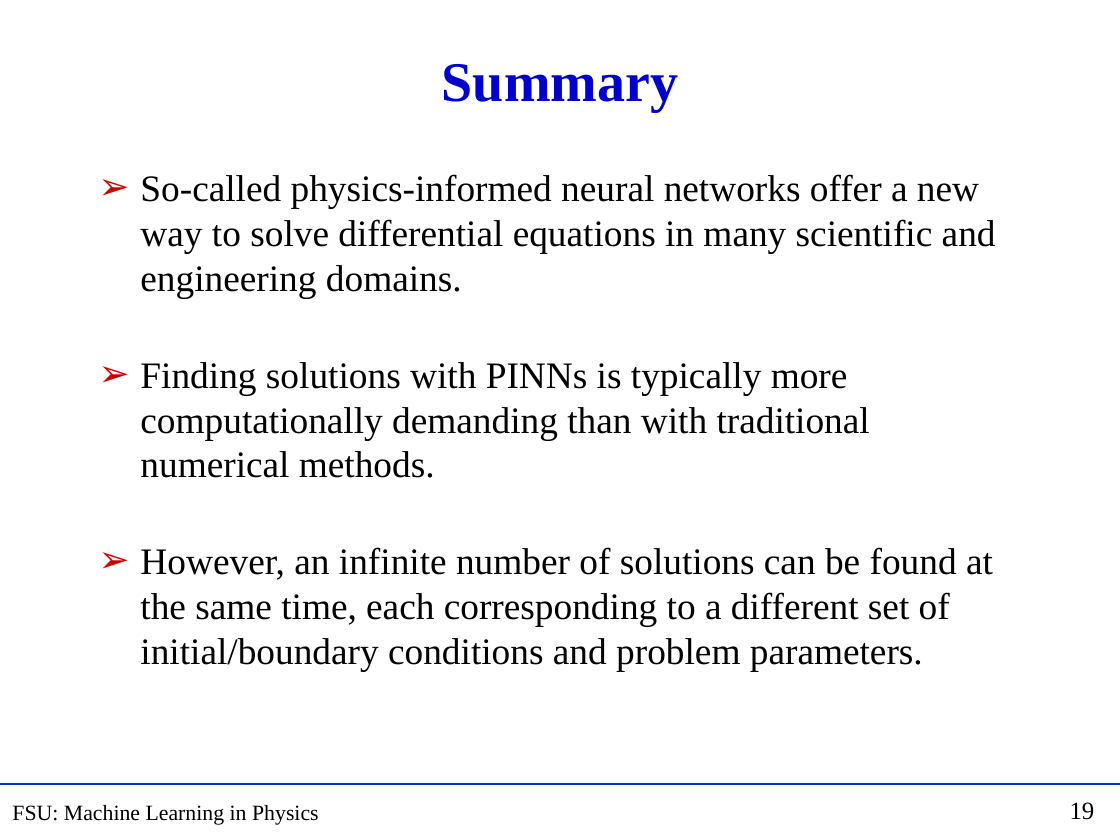
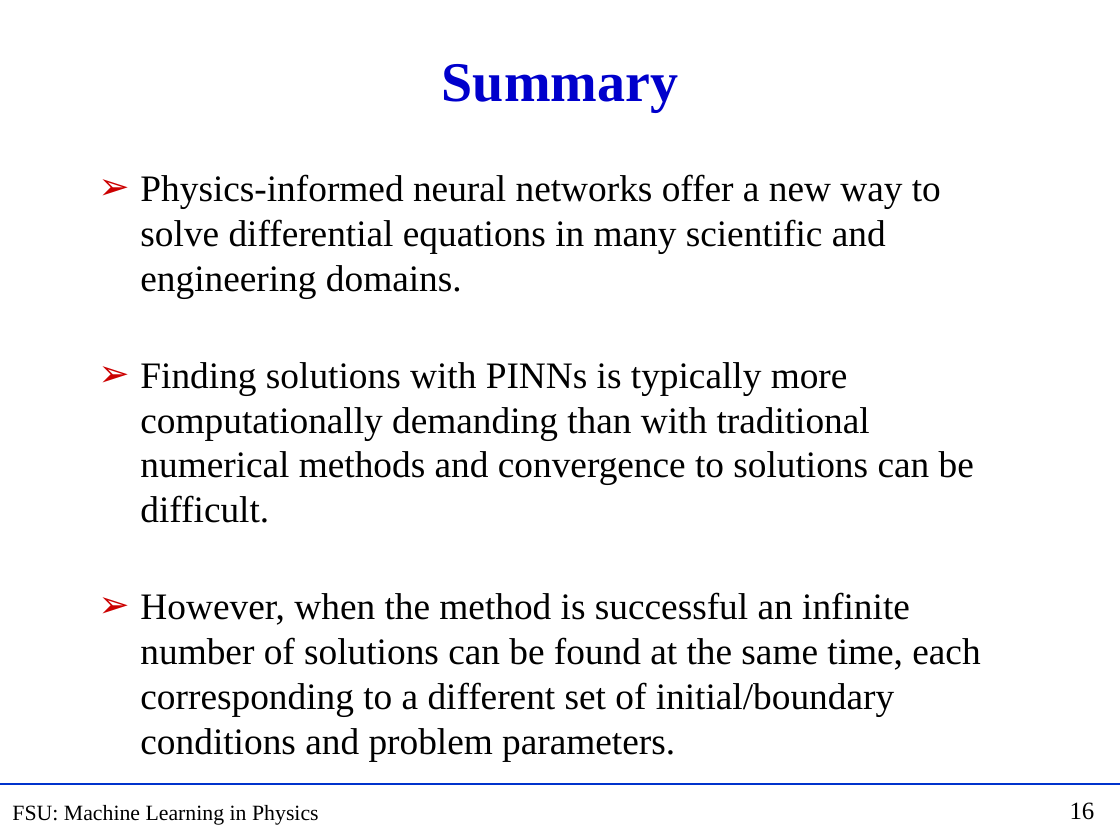
Before and after one commit to hbprosper/mlinphysics, a slide deck: slide 16 of Lectures/03.PINN/Lecture_PINN.pptx (slide 19 before the commit). Drawn at 1120x840 pixels with LibreOffice and Linux fonts; fonts in the diff are those of the drawing. Boxes give left, top, right and bottom in pixels: in the first picture for what was removed or moved away, otherwise in the second. Text is boxed around its words. In the diff, an @@ line names an element or a change of style, - is before the commit and + after.

```diff
--- a/Lectures/03.PINN/Lecture_PINN.pptx
+++ b/Lectures/03.PINN/Lecture_PINN.pptx
@@ text at (140, 174, 980, 761): text changed @@
-➢ So-called physics-informed neural networks offer a new way to solve differential equations in many scientific and engineering domains.
-➢ Finding solutions with PINNs is typically more computationally demanding than with traditional numerical methods.
-➢ However, an infinite number of solutions can be found at the same time, each corresponding to a different set of initial/boundary conditions and problem parameters.
+➢ Physics-informed neural networks offer a new way to solve differential equations in many scientific and engineering domains.
+➢ Finding solutions with PINNs is typically more computationally demanding than with traditional numerical methods and convergence to solutions can be difficult.
+➢ However, when the method is successful an infinite number of solutions can be found at the same time, each corresponding to a different set of initial/boundary conditions and problem parameters.
@@ page number at (1070, 802, 1095, 820): text changed @@
-19
+16
```
Also in this commit, not shown: 6 other slides changed, 1 slide added, 4 slides removed, 14 other files.
